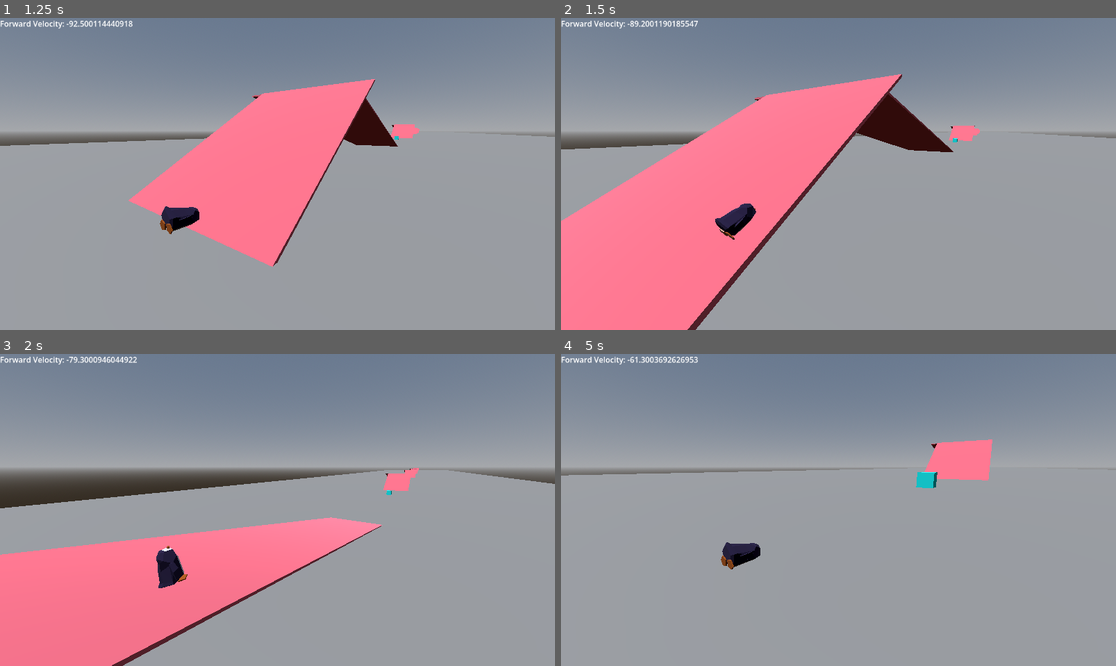
Above: before the commit, frames 1-4 (two rows, left to right).
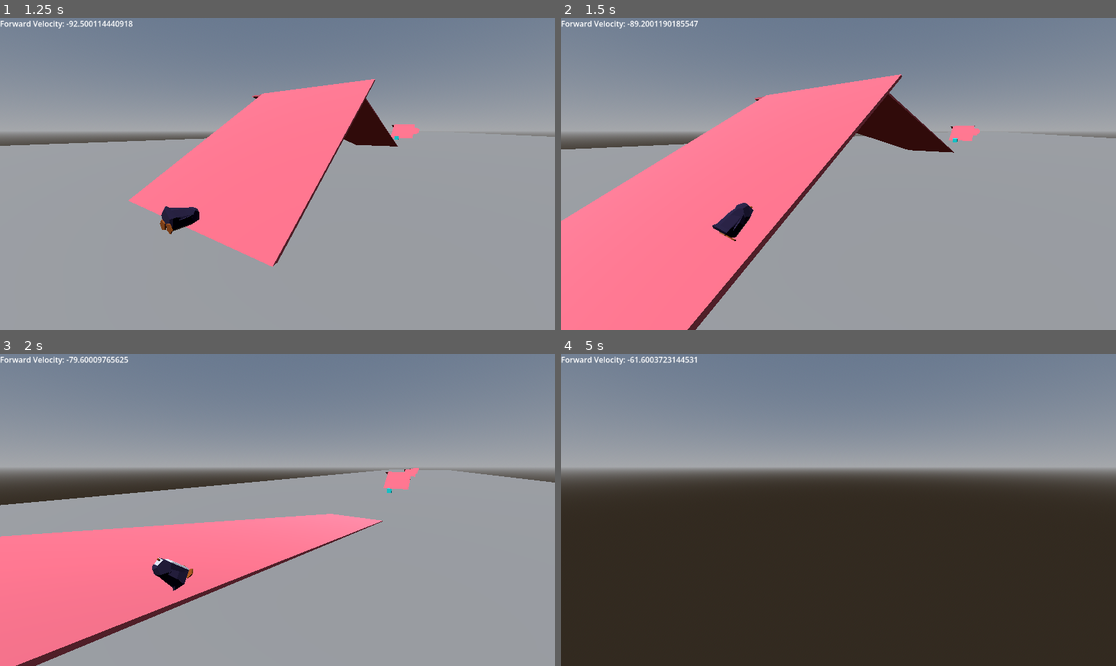
Above: after the commit, the same moments.

Repository: Emerald6468/FlipTheBird
Game: Godot game, scene res://Scenes/TestScenes/zander_test_scene.tscn
The game is run twice, just before and just after one commit, with the same random seed, the same clock (stepped at 60 frames per second) and the same inputs. This scene is started directly instead of the project's main scene.
Inputs:
- Up to frame 1 (1.25 s): tap Enter (ui_accept) at 0.5, 0.77 s; hold D (Right) from 0.53 s (still down); hold Space (red_action) from 0.53 s (still down)
- Up to frame 2 (1.5 s): release D (Right) at 1.28 s; release Space (red_action) at 1.28 s; hold S (Backward) from 1.28 s (still down); tap Space (red_action) at 1.35 s
- Up to frame 3 (2 s): keep holding S (Backward); tap Enter (ui_accept) at 1.52 s
- Up to frame 4 (5 s): release S (Backward) at 2.03 s; hold D (Right) 2.03-2.78 s; hold Space (red_action) 2.03-2.78 s; hold W (Forward) 2.78-3.53 s; tap Space (red_action) at 2.85, 4.35 s; tap Enter (ui_accept) at 3.02, 3.77, 4.52 s; hold Space (red_action) 3.53-4.28 s; hold A (Left) from 3.53 s (still down)

Frame 1 is identical in both runs. In frame 2, 0.2% of the frame differs, in the area x 2-97%, y 18-72%; in frame 3, 8.1%; in frame 4, 64%, in the area x 0-100%, y 0-100%.

Commit message:
way better movement

Diff:
--- a/flip,-the-bird/Scripts/player.gd
+++ b/flip,-the-bird/Scripts/player.gd
@@ -31,7 +31,7 @@
 
 func _ready() -> void:
 	velocity.z = -Force
-	set_floor_snap_length(1.0)
+
 
 func SlopeSliding():
 	if slope_collider.is_colliding():
@@ -56,7 +56,14 @@
 	#Commented code below causes player to launch out of bounds
 	#if current_angle > 90 or current_angle < -90:
 		#current_angle = -90
+
+
+
 	angle_power = (current_angle*.2)+1
+	if current_angle < 90 and current_angle > 0:
+		set_floor_snap_length(1.0)
+		angle_power *= 2
+	else: set_floor_snap_length(0.0)
 	#For every 360 midair, add to score
 	#Because current_angle can't increase past ~1.5, this if statement is a bandaid
 	#solution for measuring rotations totaling approximately 360
@@ -68,7 +75,7 @@
 	#for i in total_flips:
 		#$Global.score += 50
 		#print("Total Score: "+ str($Global.score))
-	#FOR LATER: Add multiplier from fish/stonse to scoring
+	#FOR LATER: Add multiplier from fish/stones to scoring
 
 func fragile_timer():
 	if just_hit:
@@ -100,7 +107,8 @@
 func _physics_process(delta: float) -> void:
 	check_collisions()
 	velocity.z += .1
-	if velocity.z >= 0: velocity.z = -100
+	if velocity.z >= 0: velocity.z = -Force
+	if velocity.z < -200: velocity.z = - 200
 	Global.forward_velocity = velocity.z
 	previous_angle = model.get_rotation().x
 	#W and S rotate, A and D steer
@@ -110,7 +118,9 @@
 		#Left and right
 		velocity.x = direction.x * Speed
 		#Rotate
-		var rad_change = deg_to_rad(input_dir.y)*2.5
+		var air_change = 1
+		if !is_on_floor(): air_change = 2
+		var rad_change = deg_to_rad(input_dir.y)*2.5*air_change
 		model.rotate_x(rad_change)
 	else:
 		velocity.x = move_toward(velocity.x, 0, Speed)
@@ -128,7 +138,7 @@
 		velocity += (get_gravity() * gravity_modifier) * delta
 		#Commented code below causes player to launch out of bounds (overflows velocity.y)
 		#Note: As result, Flip will slowly lose momentum, but regain it when near ~(-10)
-		#velocity.y *= angle_power
+		velocity.y *= angle_power
 	#Handle jump
 	if Input.is_action_just_pressed("ui_accept") and is_on_floor():
 		velocity.y = JUMP_VELOCITY
